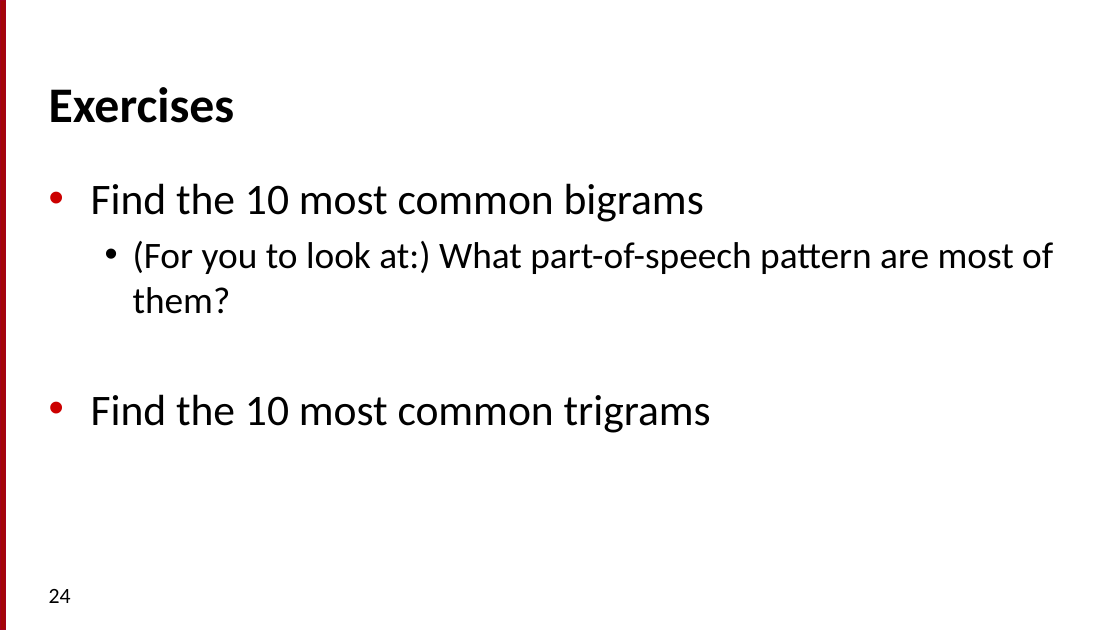
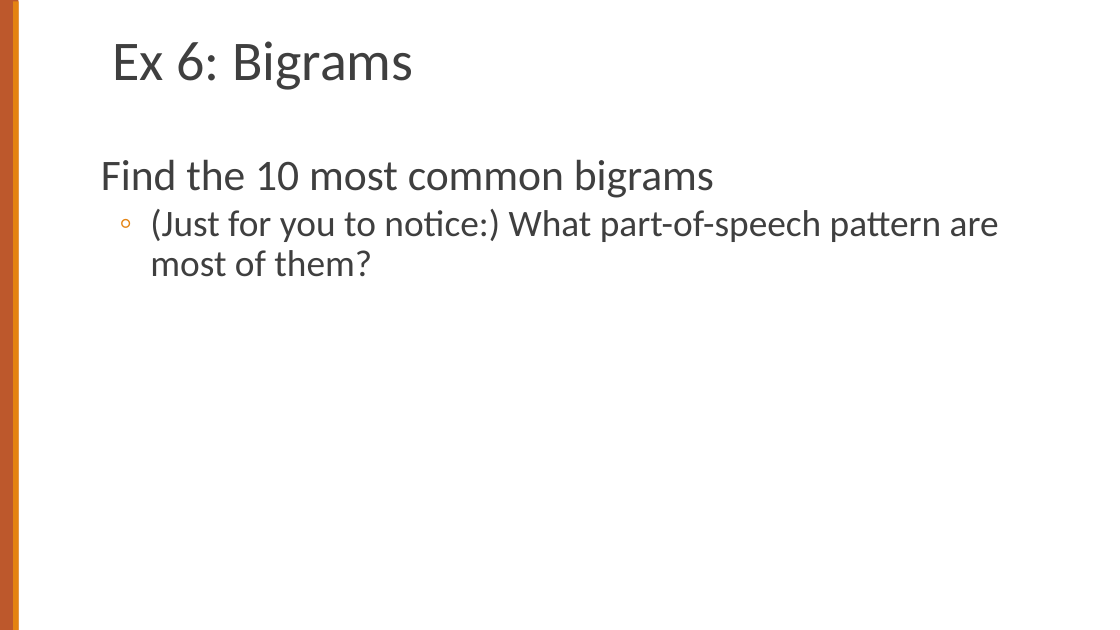
Before and after one commit to cs124/labs, a slide deck: slide 28 of Lab1_UnixForPoets.pptx (slide 24 before the commit). Drawn at 1120x630 pixels with LibreOffice and Linux fonts; fonts in the diff are those of the drawing. Boxes give left, top, right and bottom in pixels: in the first picture for what was removed or moved away, otherwise in the second. Text is boxed around its words. In the diff, an @@ line names an element or a change of style, - is before the commit and + after.

```diff
--- a/Lab1_UnixForPoets.pptx
+++ b/Lab1_UnixForPoets.pptx
@@ rectangle at [0,0,19,630]: fill #A40508 to #BD582C; outline #A4001D 0.75 pt to none; rotation 90 to 270 degrees @@
@@ rectangle added at [13,1,19,630], fill #E48312 @@
@@ title added at [112,41,413,90], 36 pt, text #3F3F3F @@
+Ex 6: Bigrams
@@ title removed at [49,87,235,123] @@
-Exercises
@@ text "Find the 10 most common ...": place and size @@
-text "Find the 10 most common ..." at [91,183,1053,433]
+text "Find the 10 most common ..." at [101,159,999,277]
@@ text at [101,159,714,198]: text colour #000000 to #3F3F3F in "Find the 10 most common bigrams"; bullet • to none; line spacing 1 to 0.9; less space between paragraphs @@
@@ text at [150,209,999,277]: text changed; text colour #000000 to #3F3F3F @@
-  • (For you to look at:) What part-of-speech pattern are most of them?
-• Find the 10 most common trigrams
+  ◦ (Just for you to notice:) What part-of-speech pattern are most of them?
@@ page number removed at [49,589,71,603] @@
-24
```
Also in this commit, not shown: 24 other slides changed, 12 slides added, 14 slides removed, 1 other file.
